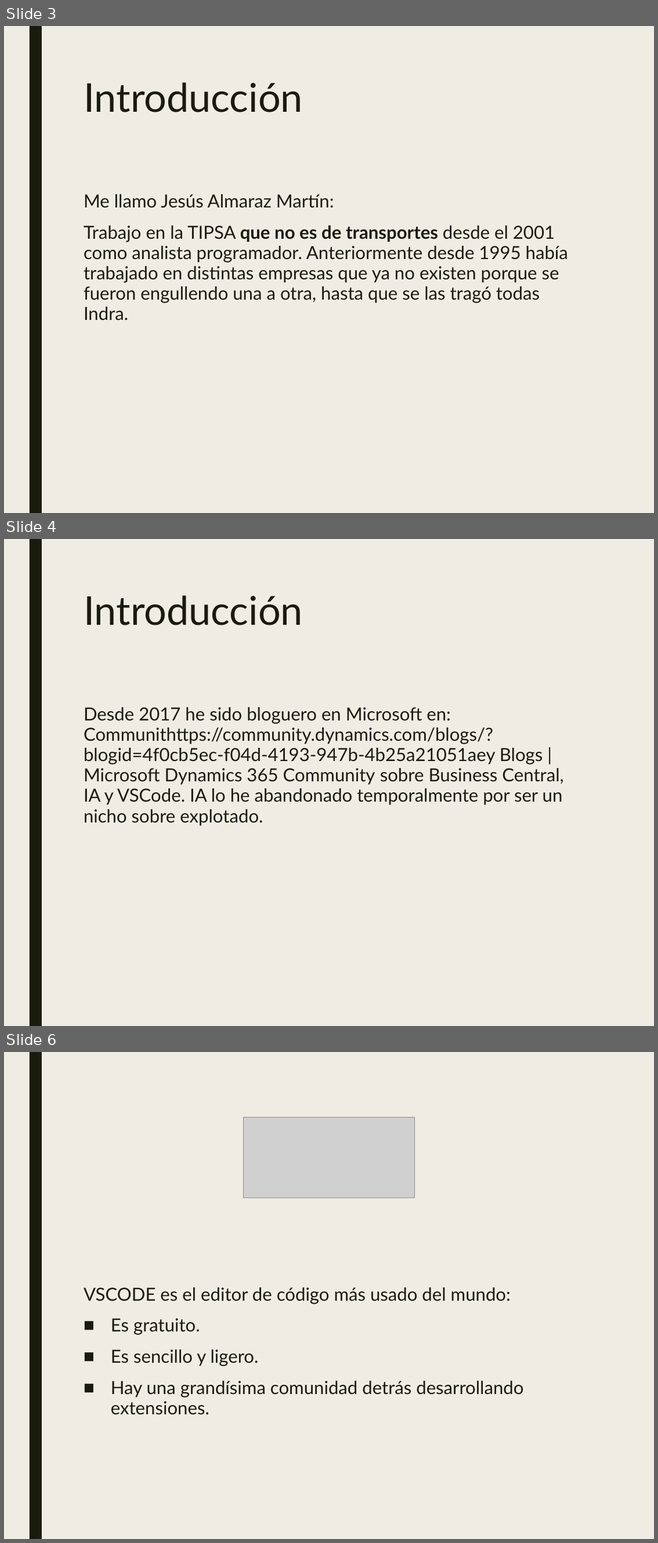
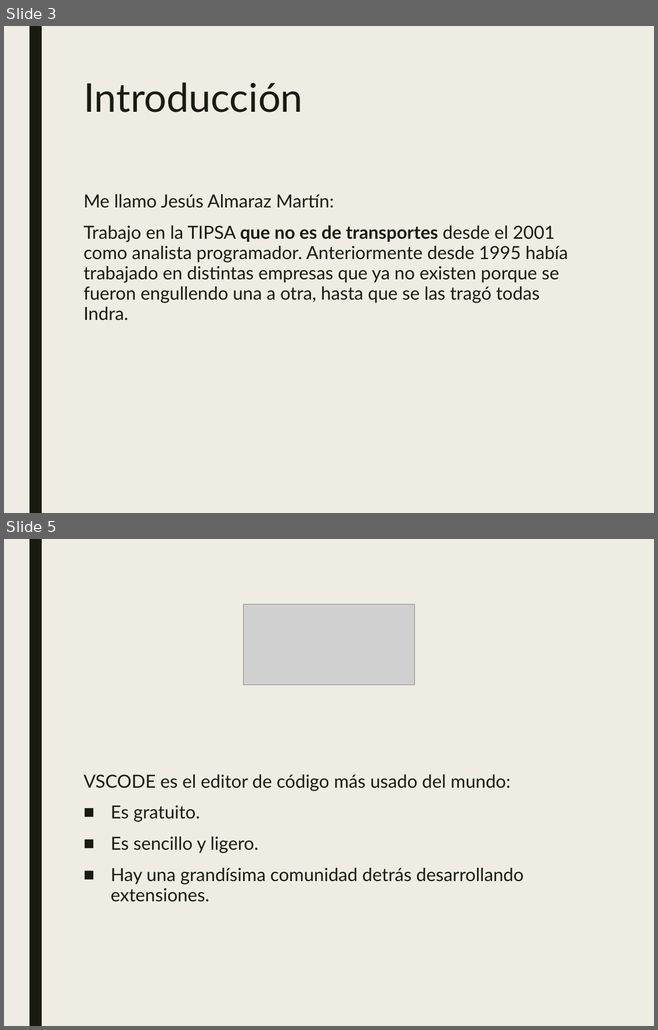
Before and after one commit to JalmarazMartn/dotnetrioja1, a slide deck: VSCODE Extensiones.ppt. Shown one above the other, each under a label of ours: slides 3, 4 and 6 before the commit, slides 3 and 5 after it; the slides between them are not shown. The pictures are 658x1543 and 658x1030 pixels, drawn with LibreOffice and Linux fonts; fonts in the diff are those of the drawing; grey boxes stand for pictures. Boxes give left, top, right and bottom in pixels: in the first picture for what was removed or moved away, otherwise in the second. Text is boxed around its words. In the diff, an @@ line names an element or a change of style, - is before the commit and + after.

```diff
--- a/VSCODE Extensiones.ppt
+++ b/VSCODE Extensiones.ppt
@@ slide 4 removed at [4,539,654,1026], background #EFEDE3; not listed: 1 template element that a slide beside it also shows @@
@@ title removed at [83,595,303,625] @@
-Introducción
@@ text removed at [83,707,563,826] @@
-Desde 2017 he sido bloguero en Microsoft en: Communithttps://community.dynamics.com/blogs/?blogid=4f0cb5ec-f04d-4193-947b-4b25a21051aey Blogs | Microsoft Dynamics 365 Community sobre Business Central, IA y VSCode. IA lo he abandonado temporalmente por ser un nicho sobre explotado.
@@ what was slide 6 is now slide 5 @@
```
Also in this commit, not shown: 5 slides changed, 4 slides added.
